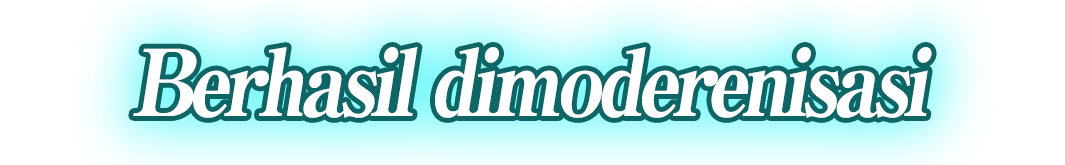
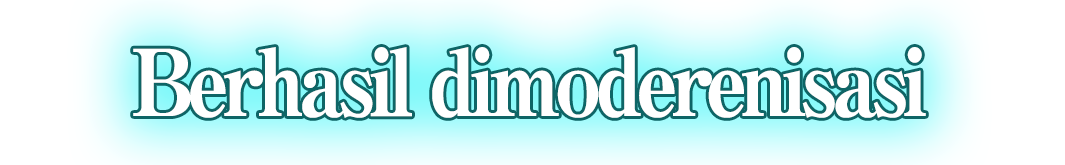
Before/after of a w=1065, h=165 layered artwork. What changed in the layer stack:
painted on "Berhasil dimoderenisasi" over [133, 47, 932, 118]
